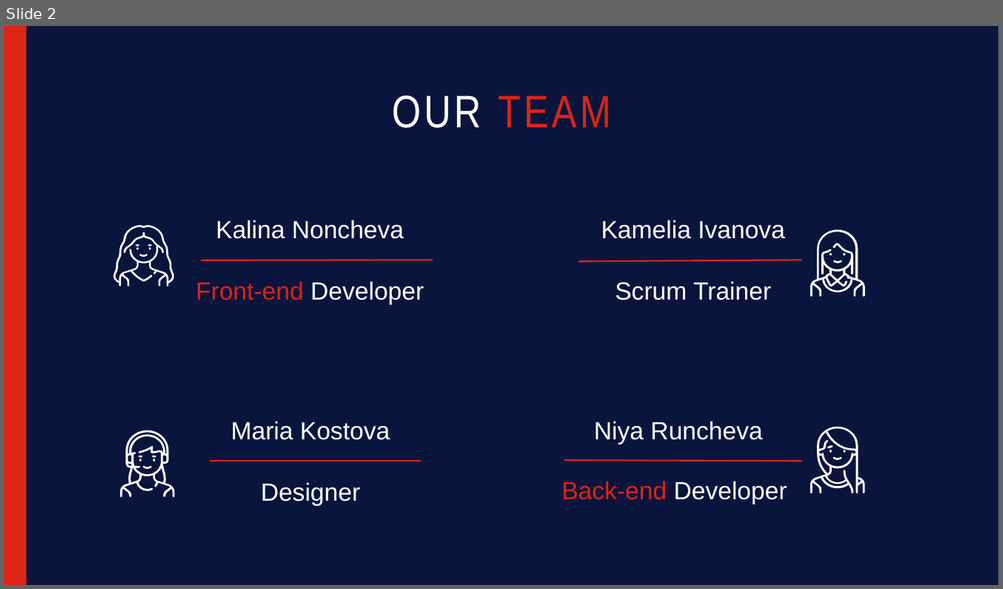
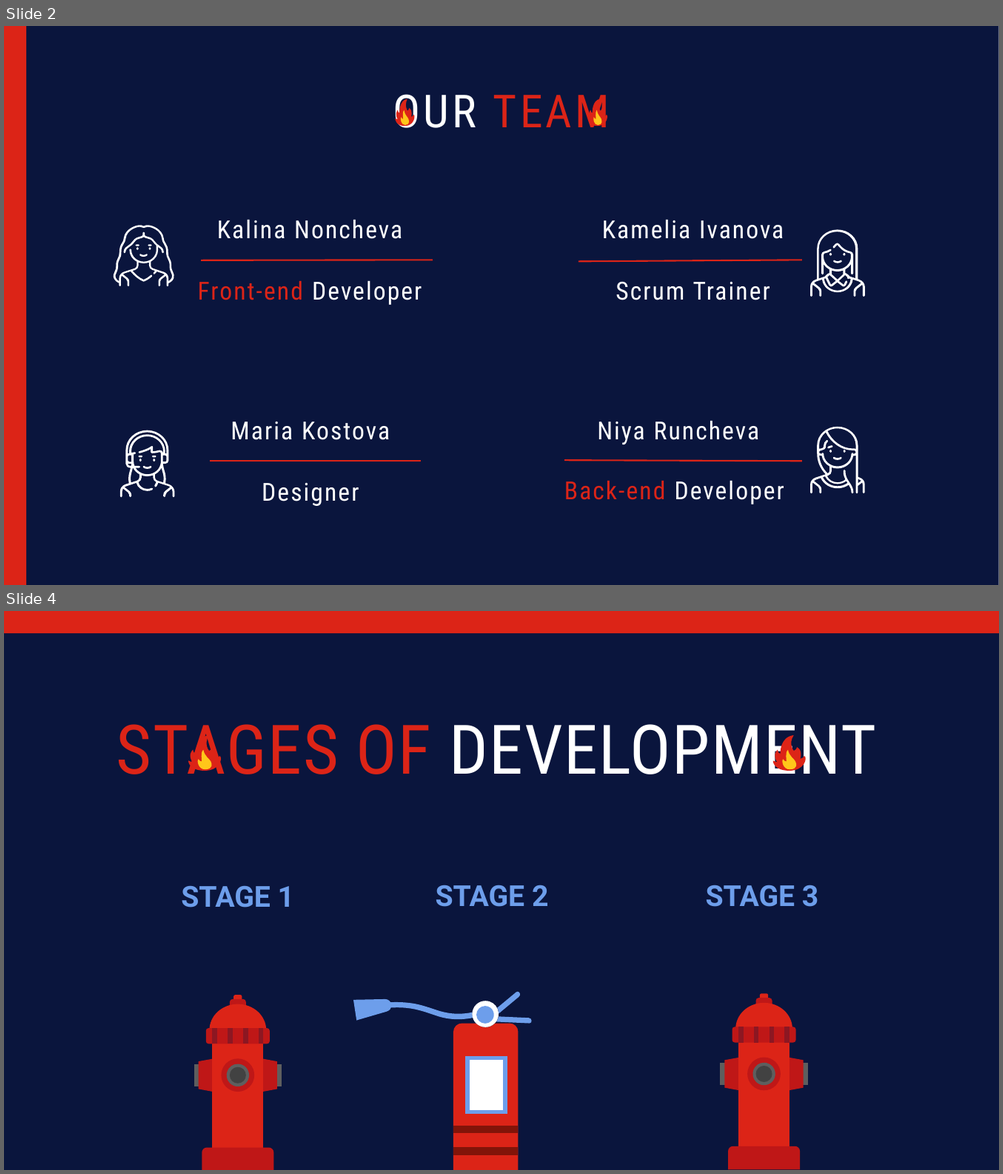
Before and after one commit to KIIvanova19/inferno, a slide deck: inferno_documents/inferno_presentation.pptx. Shown one above the other, each under a label of ours: slide 2 before the commit, slides 2 and 4 after it; the slides between them are not shown. The pictures are 1003x589 and 1003x1174 pixels, drawn with LibreOffice and Linux fonts; fonts in the diff are those of the drawing. Boxes give left, top, right and bottom in pixels: in the first picture for what was removed or moved away, otherwise in the second. Text is boxed around its words. In the diff, an @@ line names an element or a change of style, - is before the commit and + after.

```diff
--- a/inferno_documents/inferno_presentation.pptx
+++ b/inferno_documents/inferno_presentation.pptx
@@ slide 4 added at bbox=[4, 611, 999, 1170], background #FFFFFF @@
@@ rectangle added at bbox=[4, 611, 999, 1170], fill #0A153D @@
@@ rectangle added at bbox=[4, 611, 999, 633], fill #DC2417 @@
@@ title added at bbox=[116, 724, 876, 775], 66 pt, text #FFFFFF @@
+STAGES OF DEVELOPMENT
@@ freeform shape added at bbox=[187, 735, 222, 772], fill #DC2417 @@
@@ freeform shape added at bbox=[771, 735, 808, 772], fill #DC2417 @@
@@ freeform shape added at bbox=[196, 750, 213, 769], fill #FFC61A @@
@@ freeform shape added at bbox=[782, 750, 798, 769], fill #FFC61A @@
@@ text added at bbox=[181, 886, 294, 908], 28 pt, text #6D9EEB, bold @@
+STAGE 1
@@ text added at bbox=[435, 885, 548, 907], 28 pt, text #6D9EEB, bold @@
+STAGE 2
@@ text added at bbox=[706, 885, 818, 907], 28 pt, text #6D9EEB, bold @@
+STAGE 3
@@ freeform shape added at bbox=[353, 999, 392, 1021], fill #6D9EEB @@
@@ freeform shape added at bbox=[383, 1002, 481, 1020], fill #6D9EEB @@
@@ freeform shape added at bbox=[472, 1001, 503, 1028], fill #FFFFFF @@
@@ freeform shape added at bbox=[472, 1001, 504, 1028], fill #0A153D @@
@@ freeform shape added at bbox=[476, 1006, 496, 1025], fill #6D9EEB @@
@@ freeform shape added at bbox=[484, 992, 532, 1025], fill #6D9EEB @@
@@ freeform shape added at bbox=[453, 1024, 518, 1170], fill #DC2417 @@
@@ group added at bbox=[194, 995, 282, 1170]: 17 freeform shapes @@
@@ freeform shape added at bbox=[465, 1056, 508, 1115], fill #6D9EEB @@
@@ freeform shape added at bbox=[469, 1061, 503, 1111], fill #FFFFFF @@
@@ group added at bbox=[720, 994, 808, 1170]: 17 freeform shapes @@
@@ freeform shape added at bbox=[453, 1127, 518, 1134], fill #821409 @@
@@ freeform shape added at bbox=[453, 1148, 518, 1156], fill #821409 @@
@@ slide 2 changed as well @@
@@ title "OUR TEAM" at bbox=[393, 94, 609, 128]: font Arial Narrow to Roboto Condensed @@
@@ freeform shape added at bbox=[394, 99, 416, 126], fill #DC2417 @@
@@ freeform shape added at bbox=[400, 110, 410, 125], fill #FFC61A @@
@@ freeform shape added at bbox=[587, 99, 609, 126], fill #DC2417 @@
@@ freeform shape added at bbox=[593, 110, 603, 125], fill #FFC61A @@
@@ font Arial to Roboto Condensed, letter spacing 0 to 1.5 pt in 8 elements at bbox=[230, 422, 390, 440], bbox=[262, 483, 358, 506], bbox=[217, 219, 402, 239], bbox=[198, 281, 421, 305], bbox=[602, 219, 783, 239], bbox=[615, 281, 770, 301], bbox=[597, 420, 759, 445], bbox=[564, 480, 784, 505] @@
```
Also in this commit, not shown: 1 other slide changed, 3 other slides added.
